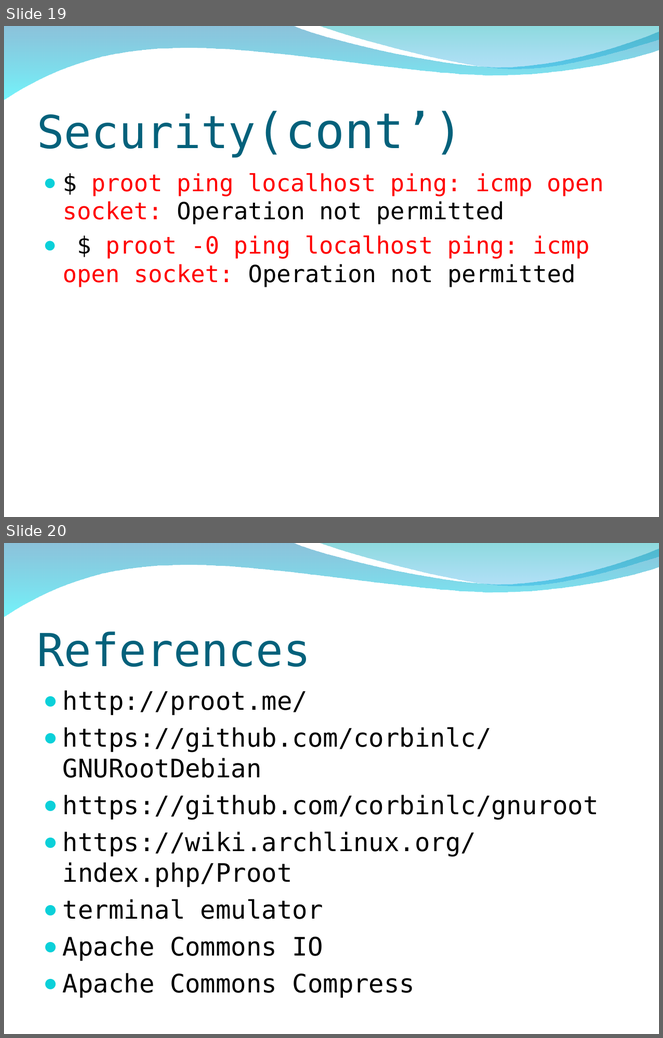
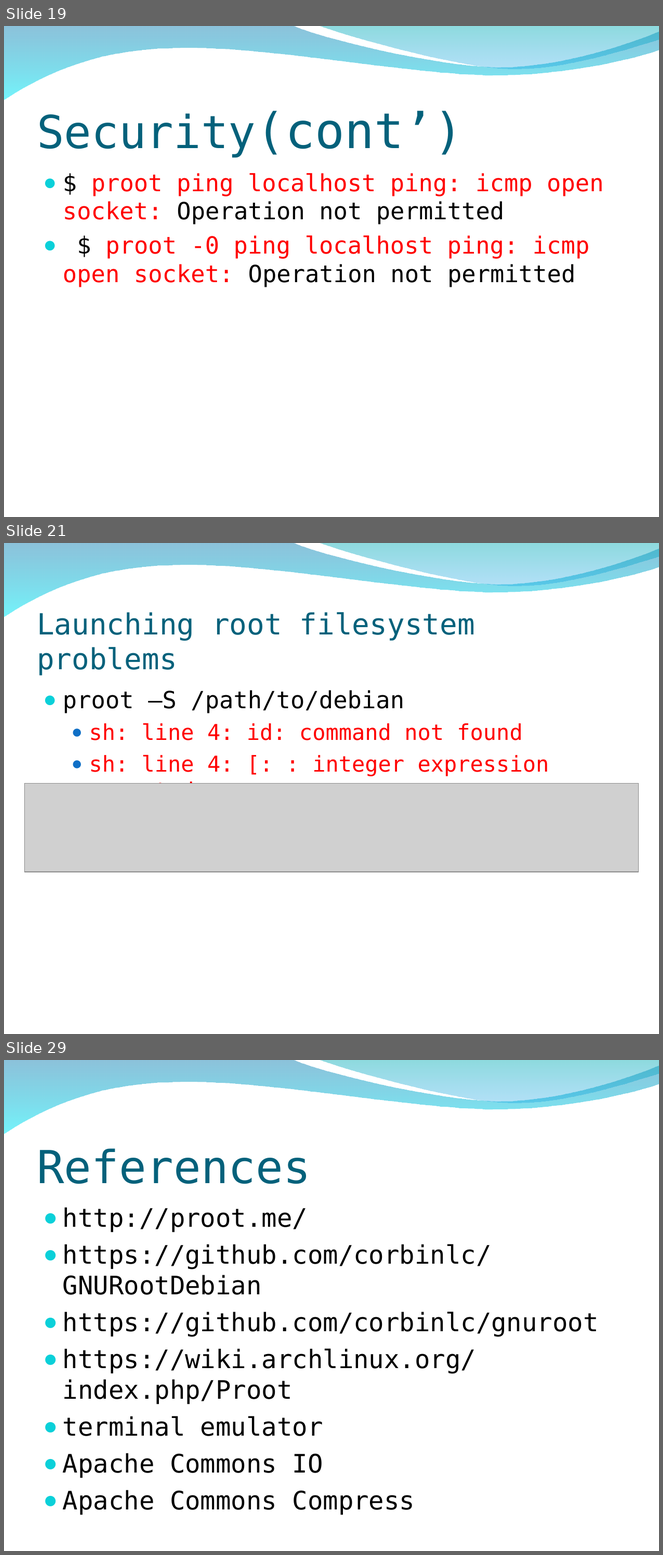
Before and after one commit to peter279k/regular_meeting, a slide deck: Proot.ppt. Shown one above the other, each under a label of ours: slides 19 and 20 before the commit, slides 19, 21 and 29 after it; the slides between them are not shown. The pictures are 663x1038 and 663x1555 pixels, drawn with LibreOffice and Linux fonts; fonts in the diff are those of the drawing; grey boxes stand for pictures; background and template pictures are left out. Boxes give left, top, right and bottom in pixels: in the first picture for what was removed or moved away, otherwise in the second. Text is boxed around its words. In the diff, an @@ line names an element or a change of style, - is before the commit and + after.

Commit message:
add launch root filesystem problems and solution

```diff
--- a/Proot.ppt
+++ b/Proot.ppt
@@ slide 21 added at [4, 543, 659, 1034], background picture (left out); not listed: 2 template elements that a slide beside it also shows @@
@@ title added at [37, 612, 475, 675], 32 pt, text #04617B @@
+Launching root filesystem problems
@@ text added at [63, 690, 549, 784], 24 pt, text #FF0000 @@
+● proot –S /path/to/debian
+  ● sh: line 4: id: command not found
+  ● sh: line 4: [: : integer expression expected
@@ picture added at [24, 783, 638, 872] @@
@@ what was slide 20 is now slide 29 @@
```
Also in this commit, not shown: 2 slides changed, 8 other slides added.
